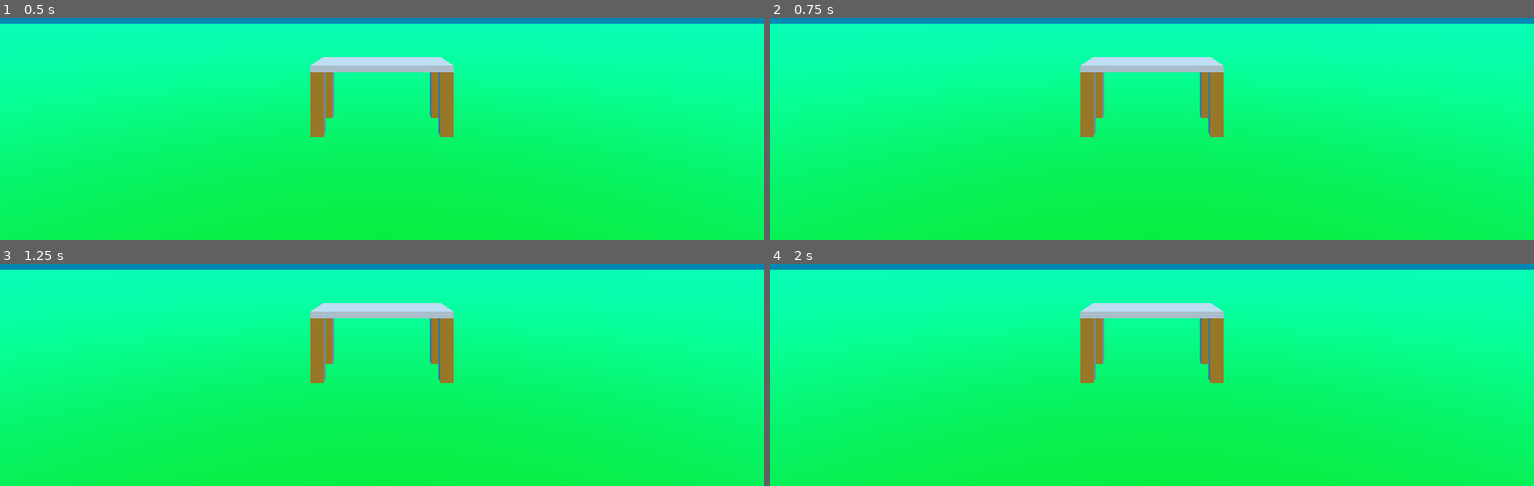
Above: before the commit, frames 1-4 (two rows, left to right).
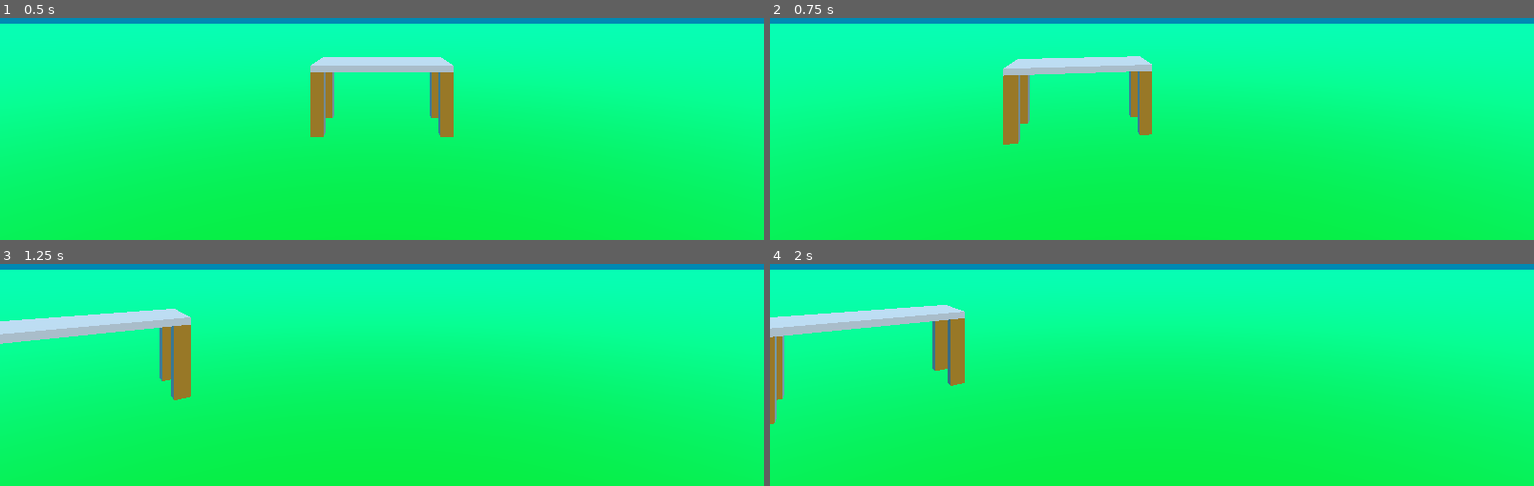
Above: after the commit, the same moments.

Repository: BastiaanOlij/ARVRSimple
Game: Godot game, scene res://Main.tscn
The game is run twice, just before and just after one commit, with the same random seed, the same clock (stepped at 60 frames per second) and the same inputs.
Inputs:
- Up to frame 1 (0.5 s): no input
- Up to frame 2 (0.75 s): tap Enter at 0.5 s; hold Right from 0.53 s (still down); hold Space from 0.53 s (still down)
- Up to frame 3 (1.25 s): keep holding Right; keep holding Space
- Up to frame 4 (2 s): release Right at 1.28 s; release Space at 1.28 s; hold Down from 1.28 s (still down); tap Space at 1.35, 1.52, 1.82 s

Frame 1 is identical in both runs. In frame 2, 4.7% of the frame differs, in the area x 30-60%, y 17-58%; in frame 3, 6.2%; in frame 4, 6.5%, in the area x 0-60%, y 17-73%.
Error before the commit: Invalid call. Nonexistent function 'set_gdnative_library' in base 'ARVRInterfaceGDNative'. (res://Main.gd:7)
Error after the commit: Invalid call. Nonexistent function 'set_gdnative_library' in base 'ARVRInterfaceGDNative'. (res://Main.gd:8)

Commit message:
All functions are now complete, just need to add some sauce to commit_eye and we can start porting

Diff:
--- a/demo/Main.gd
+++ b/demo/Main.gd
@@ -3,16 +3,36 @@
 var arvr_interface = null
 
 func _ready():
-	var test_interface = ARVRInterfaceGDNative.new()
-	test_interface.set_gdnative_library(preload("res://arvrsimple.tres"))
+	# lets go gdnative!
+	arvr_interface = ARVRInterfaceGDNative.new()
+	arvr_interface.set_gdnative_library(preload("res://arvrsimple.tres"))
 
-	print("Test " + test_interface.get_name())
+	# testing
+	print("Test " + arvr_interface.get_name())
+	print("Test " + String(arvr_interface.get_recommended_render_targetsize()))
 
 #	arvr_interface = preload("res://ARVRSimple.gdns").new()
 #	arvr_interface = ARVRServer.find_interface("ARVRSimple")
-	arvr_interface = ARVRServer.get_interface(ARVRServer.get_interface_count()-1)
+#	arvr_interface = ARVRServer.get_interface(ARVRServer.get_interface_count()-1)
 	if arvr_interface and arvr_interface.initialize():
 		get_viewport().arvr = true
 
-		#this needs to move into the interface itself
-		#ARVRServer.set_primary_interface(arvr_interface)
+func _process(delta):
+	# Test for escape to close application, space to reset our reference frame
+	if (Input.is_key_pressed(KEY_ESCAPE)):
+		get_tree().quit()
+	elif (Input.is_key_pressed(KEY_SPACE)):
+		# Calling center_on_hmd will cause the ARVRServer to adjust all tracking data so the player is centered on the origin point looking forward
+		ARVRServer.center_on_hmd(true, true)
+
+	# We minipulate our origin point to move around. Note that with roomscale tracking a little more then this is needed
+	# because we'll rotate around our origin point, not around our player. But that is a subject for another day.
+	if (Input.is_key_pressed(KEY_LEFT)):
+		$ARVROrigin.rotation.y += delta
+	elif (Input.is_key_pressed(KEY_RIGHT)):
+		$ARVROrigin.rotation.y -= delta
+
+	if (Input.is_key_pressed(KEY_UP)):
+		$ARVROrigin.translation -= $ARVROrigin.transform.basis.z * delta;
+	elif (Input.is_key_pressed(KEY_DOWN)):
+		$ARVROrigin.translation += $ARVROrigin.transform.basis.z * delta;
Not shown, changed: src/ARVRSimple.c
